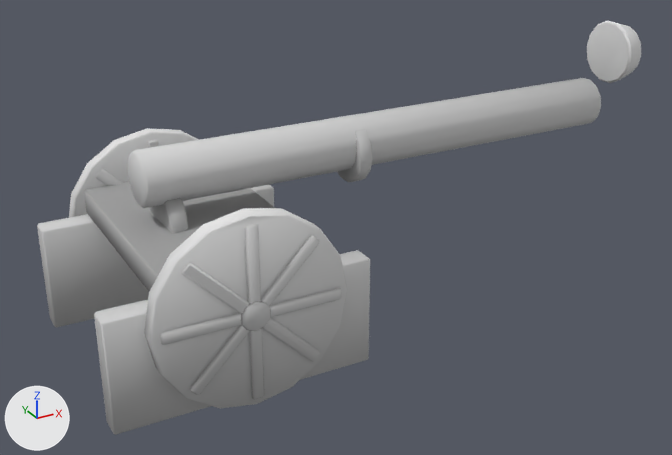
What one commit did to the glTF model assets/models/jodhpur/props/rampart_cannon.glb.
Both versions are drawn from a 50 mm camera at (-2.86, -4.64, 2.86) aimed at (-0.29, 0.02, 0.52). Arrows for +X, +Y and +Z are at lower left; the lights stay in place. The picture after the commit comes second. Vertices at exactly the same position are counted once.

In view in the first picture: 'Cannon_Metal', 'Cannon_Wood'.
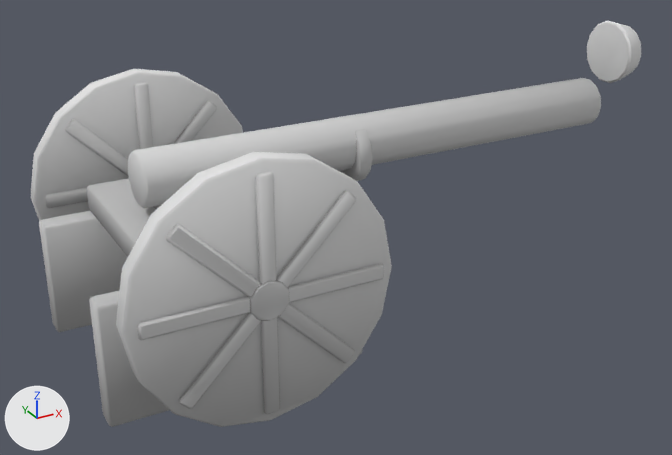
What the commit changed:
me_cannon_wood is used by ob_cannon_wood; location (0.0, 0.0, 0.0).
me_cannon_wood had 604 vertices, 1116 faces and spanned x -1.97..-0.47, y -0.82..0.82, z 0.0..1.1.
me_cannon_wood now has 676 vertices, 1252 faces and spans x -1.97..-0.47, y -1.0..1.0, z 0.0..1.44.
me_cannon_wood part 1: the loose piece of 24 vertices spanning x -1.97..-0.47, y -0.69..-0.55, z 0.0..0.65 is scaled about its middle by (0.998, 0.975, 1.07), then moved by (0.0, 0.07, 0.03).
me_cannon_wood part 2: the loose piece of 24 vertices spanning x -1.97..-0.47, y 0.55..0.69, z 0.0..0.65 is scaled about its middle by (0.998, 0.975, 1.07), then moved by (0.0, -0.07, 0.03).
me_cannon_wood part 3: the loose piece of 24 vertices spanning x -1.67..-0.77, y -0.69..0.69, z 0.65..0.81 is scaled about its middle by (0.996, 0.895, 0.978), then moved by (0.0, 0.0, 0.05).
me_cannon_wood part 4: the loose piece of 16 vertices spanning x -1.72..-0.72, y -0.81..-0.79, z 0.51..0.59 is scaled about its middle by (1.31, 1.25, 1.29), then moved by (0.0, -0.17, 0.17).
me_cannon_wood part 5: the loose piece of 64 vertices spanning x -1.77..-0.67, y -0.79..-0.69, z 0.0..1.1 is scaled about its middle by (1.31, 1.2, 1.31), then moved by (0.0, -0.16, 0.17).
me_cannon_wood part 6: the loose piece of 60 vertices spanning x -1.3..-1.13, y -0.82..-0.66, z 0.47..0.63 is scaled about its middle by (1.31, 1.2, 1.31), then moved by (0.0, -0.16, 0.17).
me_cannon_wood part 7: the loose piece of 16 vertices spanning x -1.25..-1.18, y -0.81..-0.79, z 0.05..1.05 is turned -45 degrees about the y axis through its middle and scaled by 1.31, then moved by (0.0, -0.17, 0.17).
me_cannon_wood part 8: the loose piece of 16 vertices spanning x -1.25..-1.18, y 0.67..0.69, z 0.05..1.05 is scaled about its middle by (1.29, 1.25, 1.31), then moved by (0.0, -1.65, 0.17).
me_cannon_wood part 9: the loose piece of 16 vertices spanning x -1.72..-0.72, y 0.67..0.69, z 0.51..0.59 is scaled about its middle by (1.31, 1.25, 1.29), then moved by (0.0, 0.15, 0.17).
me_cannon_wood part 10: the loose piece of 64 vertices spanning x -1.77..-0.67, y 0.69..0.79, z 0.0..1.1 is scaled about its middle by (1.31, 1.2, 1.31), then moved by (0.0, 0.16, 0.17).
me_cannon_wood part 11: the loose piece of 16 vertices spanning x -1.25..-1.18, y 0.79..0.81, z 0.05..1.05 is copied, and the copy is turned -45 degrees about the y axis through its middle and scaled by 1.31, then moved by (0.0, 0.02, 0.17); it spans x -1.7..-0.73, y 0.81..0.84, z 0.23..1.21.
me_cannon_wood part 12: the loose piece of 16 vertices spanning x -1.25..-1.18, y 0.79..0.81, z 0.05..1.05 is copied, and the copy is scaled about its middle by (1.29, 1.25, 1.31), then moved by (0.0, 0.02, 0.17); it spans x -1.26..-1.17, y 0.81..0.84, z 0.06..1.38.
me_cannon_wood part 13: the loose piece of 20 vertices spanning x -1.59..-0.84, y -0.81..-0.79, z 0.18..0.92 is rebuilt with 17 vertices and now spans x -1.7..-0.73, y -0.84..-0.81, z 0.23..1.21.
me_cannon_wood part 14: the loose piece of 20 vertices spanning x -1.59..-0.84, y 0.79..0.81, z 0.18..0.92 is rebuilt with 17 vertices and now spans x -1.7..-0.73, y 0.81..0.84, z 0.23..1.21.
me_cannon_wood part 15: a new loose piece of 17 vertices spanning x -1.7..-0.73, y -0.99..-0.96, z 0.23..1.21, in mat_paletteatlas.
me_cannon_wood part 16: 6 loose pieces with 157 vertices, spanning x -1.59..-0.84, y -0.81..0.82, z 0.18..0.92, are deleted.
Other edits to the shape of me_cannon_wood do not show in these pictures.

Boxes (x1, y1, x2, y2) around the edits, measured in the pictures (672 x 455 px; the box of a moved part takes in the faces that stretch with it):
'Cannon_Wood', reshaped (8% wider, 17% taller)
    before: (37, 128, 370, 435)
    after: (31, 69, 392, 427)
part 1 of me_cannon_wood, moved or reshaped
    before: (94, 250, 370, 435)
    after: (89, 290, 362, 427)
part 2 of me_cannon_wood, moved or reshaped
    before: (37, 185, 274, 328)
    after: (39, 211, 128, 332)
part 3 of me_cannon_wood, moved or reshaped
    before: (84, 182, 275, 292)
    after: (87, 179, 156, 257)
part 4 of me_cannon_wood, moved or reshaped
    before: (160, 288, 341, 345)
    after: (137, 264, 384, 340)
part 5 of me_cannon_wood, moved or reshaped
    before: (144, 208, 347, 409)
    after: (116, 152, 392, 427)
part 6 of me_cannon_wood, moved or reshaped
    before: (241, 301, 271, 331)
    after: (247, 279, 289, 321)
part 7 of me_cannon_wood, moved or reshaped
    before: (245, 224, 264, 400)
    after: (166, 225, 355, 363)
part 8 of me_cannon_wood, moved or reshaped
    before: (148, 140, 159, 148)
    after: (256, 172, 280, 414)
part 9 of me_cannon_wood, moved or reshaped (not visible before)
    after: (45, 188, 88, 208)
part 10 of me_cannon_wood, moved or reshaped
    before: (69, 128, 199, 218)
    after: (31, 69, 243, 221)
part 11 of me_cannon_wood, added
    after: (65, 120, 129, 177)
part 12 of me_cannon_wood, added
    after: (134, 83, 153, 149)
part 13 of me_cannon_wood, rebuilt (not visible afterwards)
    before: (190, 236, 319, 395)
part 14 of me_cannon_wood, rebuilt (not visible before)
    after: (173, 101, 217, 144)
part 15 of me_cannon_wood, added
    after: (179, 191, 356, 409)
part 16 of me_cannon_wood, deleted (mostly hidden)
    before: (96, 169, 320, 362)
